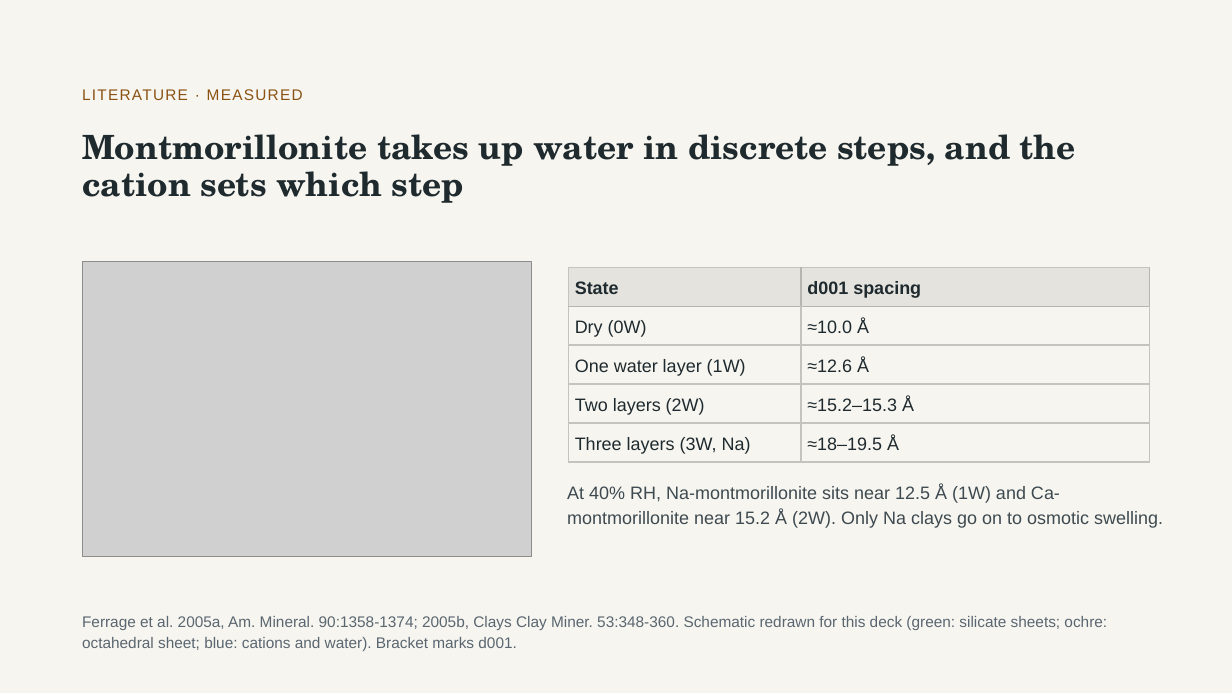
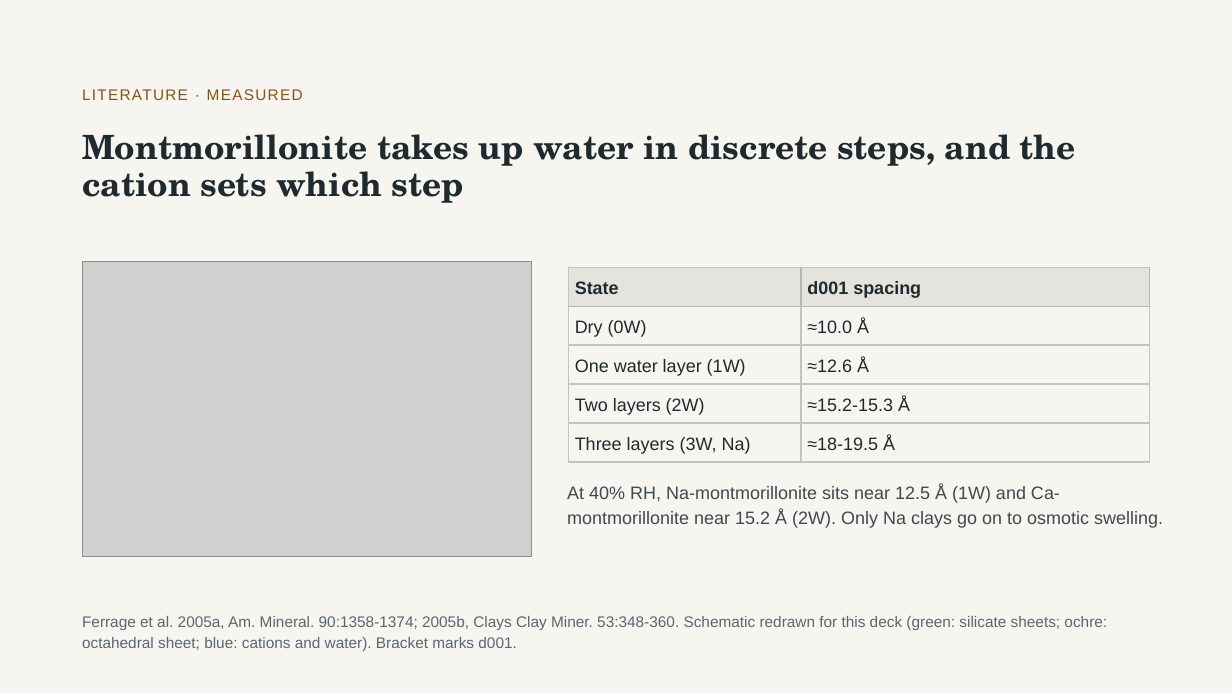
Before and after one commit to aurascoper/flow-cytometry-model-bridge, a slide deck: slide 3 of presentations/Clay_Microbes_Metal_22slides_Flow_Cytometry_Addendum.pptx. Drawn at 1232x693 pixels with LibreOffice and Linux fonts; fonts in the diff are those of the drawing; grey boxes stand for pictures. Boxes give left, top, right and bottom in pixels: in the first picture for what was removed or moved away, otherwise in the second. Text is boxed around its words. In the diff, an @@ line names an element or a change of style, - is before the commit and + after.

```diff
--- a/presentations/Clay_Microbes_Metal_22slides_Flow_Cytometry_Addendum.pptx
+++ b/presentations/Clay_Microbes_Metal_22slides_Flow_Cytometry_Addendum.pptx
@@ table at [568, 267, 1150, 462] @@
-row 4, column 2: ≈15.2–15.3 Å
+row 4, column 2: ≈15.2-15.3 Å
-row 5, column 2: ≈18–19.5 Å
+row 5, column 2: ≈18-19.5 Å
```
Also in this commit, not shown: 14 other slides changed, 35 other files.
